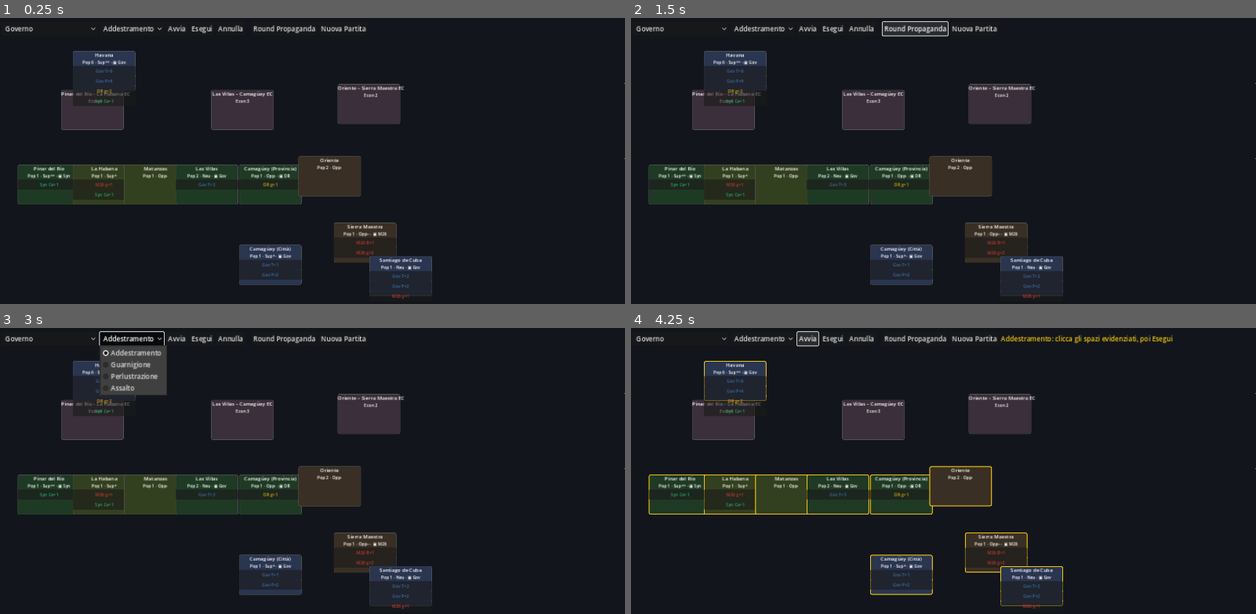
Above: before the commit, frames 1-4 (two rows, left to right).
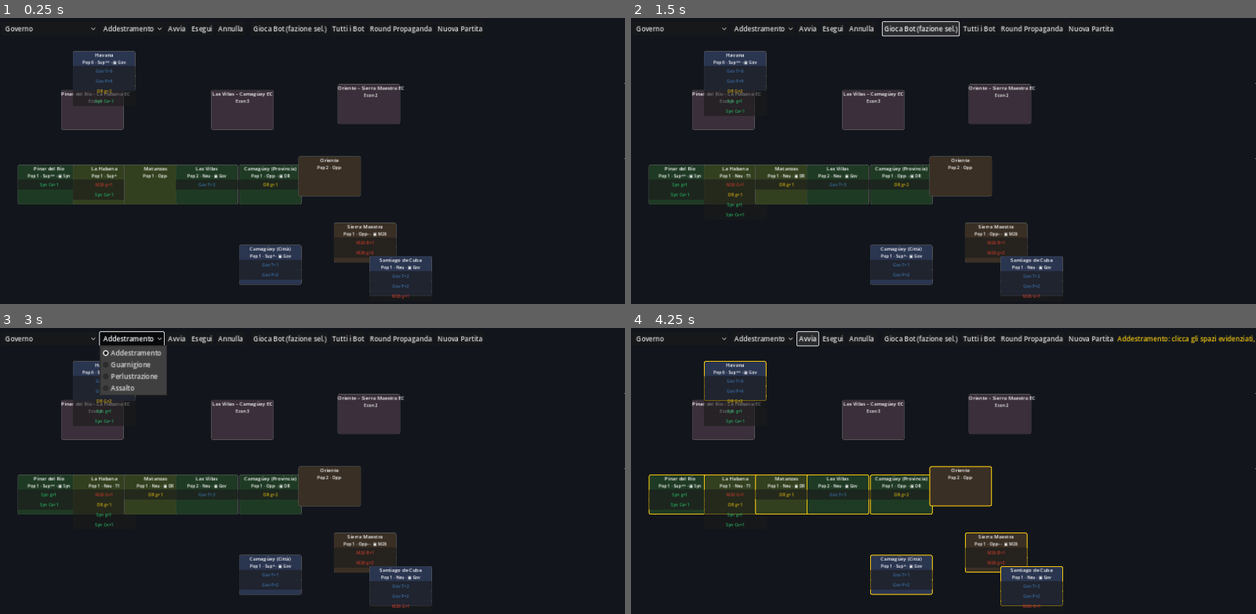
Above: after the commit, the same moments.

Repository: Tannoiser2/Cuba-Libre-GMT
Game: Godot game, scene res://scenes/Main.tscn
Two runs of this game, one before a commit and one after it. Both use one fixed random seed, a clock stepped at 60 frames per second and the inputs below.
Inputs (mouse positions are in pixels of both pictures, inside the frame that each line leads up to):
- Up to frame 1 (0.25 s): no input
- Up to frame 2 (1.5 s): click (981, 29) at 0.5 s, where only the run after the commit has a clickable "Tutti i Bot"; click (918, 29) at 1.25 s, where only the run after the commit has a clickable "Gioca Bot (fazione sel.)"
- Up to frame 3 (3 s): click (287, 339) at 2 s, where only the run after the commit has a clickable "Gioca Bot (fazione sel.)"; click "Addestramento" at 2.75 s
- Up to frame 4 (4.25 s): click "Avvia" at 3.5 s

The runs differ from the first frame. In frame 1, 0.5% of the frame differs, in the area x 40-78%, y 2-6%; in frame 2, 0.9%; in frame 3, 0.8%; in frame 4, 1.2%, in the area x 2-100%, y 2-99%.

Commit message:
Integra i bot nella UI
- GameController.run_bot_turn: esegue il turno bot di una fazione
- Main: pulsanti 'Gioca Bot (fazione sel.)' e 'Tutti i Bot'
- Roadmap aggiornata (eventi automatizzati, bot in UI)

Diff:
--- a/godot/scenes/GameController.gd
+++ b/godot/scenes/GameController.gd
@@ -14,6 +14,7 @@
 var specials: CubaLibreSpecials
 var propaganda: CubaLibrePropaganda
 var events: CubaLibreEvents
+var bots: CubaLibreBots
 
 
 func _ready() -> void:
@@ -30,6 +31,7 @@
 	specials = CubaLibreSpecials.new(state, module)
 	propaganda = CubaLibrePropaganda.new(state, module)
 	events = CubaLibreEvents.new(state, module)
+	bots = CubaLibreBots.new(state, module)
 	emit_signal("state_changed")
 
 
@@ -79,6 +81,14 @@
 	return res
 
 
+func run_bot_turn(faction: String) -> Dictionary:
+	var res := bots.take_turn(faction)
+	for line in res.get("log", []):
+		emit_signal("action_logged", "🤖 " + String(line))
+	emit_signal("state_changed")
+	return res
+
+
 func run_propaganda(params: Dictionary = {}) -> Dictionary:
 	var res := propaganda.run(params)
 	for line in res.get("log", []):
--- a/godot/scenes/Main.gd
+++ b/godot/scenes/Main.gd
@@ -126,6 +126,16 @@
 	var sep := VSeparator.new()
 	bar.add_child(sep)
 
+	var btn_bot := Button.new()
+	btn_bot.text = "Gioca Bot (fazione sel.)"
+	btn_bot.pressed.connect(func(): GameController.run_bot_turn(_cur_faction))
+	bar.add_child(btn_bot)
+
+	var btn_bots := Button.new()
+	btn_bots.text = "Tutti i Bot"
+	btn_bots.pressed.connect(_on_all_bots)
+	bar.add_child(btn_bots)
+
 	var btn_prop := Button.new()
 	btn_prop.text = "Round Propaganda"
 	btn_prop.pressed.connect(func(): GameController.run_propaganda())
@@ -283,6 +293,13 @@
 	var params := _build_params()
 	GameController.run_operation(_cur_action, params)
 	_on_cancel()
+
+
+func _on_all_bots() -> void:
+	# Esegue il turno di tutte le Fazioni Disponibili nell'ordine predefinito.
+	for f in GameController.game_def.factions:
+		if GameController.state.eligibility[f.id] == CoinEnums.Eligibility.ELIGIBLE:
+			GameController.run_bot_turn(f.id)
 
 
 func _on_cancel() -> void:
Not shown, changed: docs/ROADMAP.md
